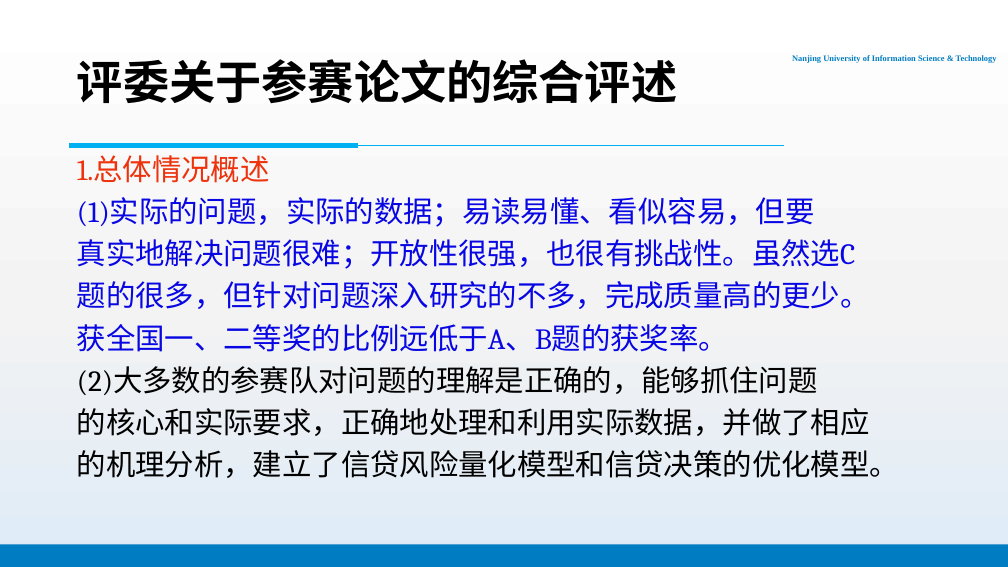
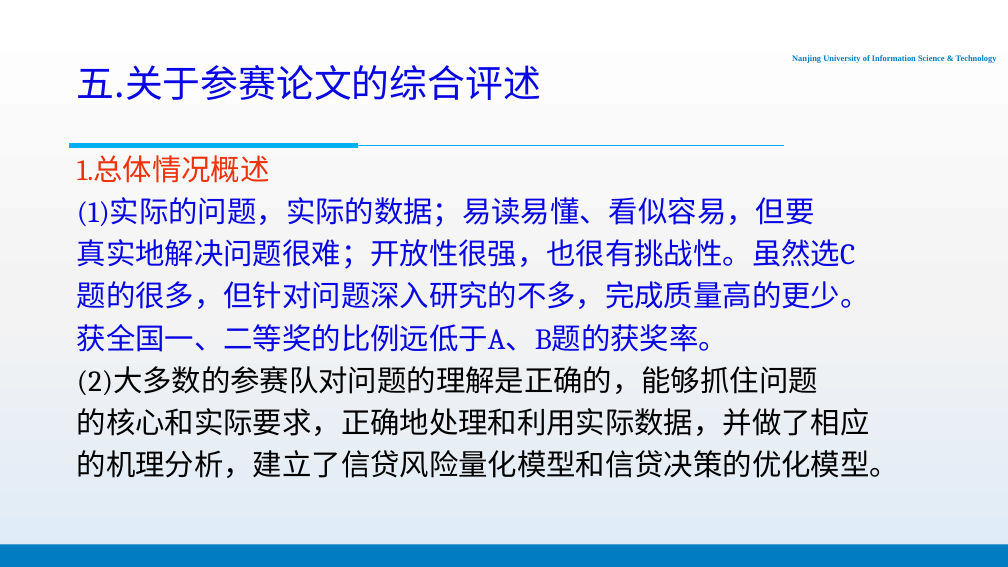
Before and after one commit to PhantomGMC/Week16-Math_model, a slide deck: slide 6 of 数模16周报告.pptx (slide 7 before the commit). Drawn at 1008x567 pixels with LibreOffice and Linux fonts; fonts in the diff are those of the drawing; background and template pictures are left out. Boxes give left, top, right and bottom in pixels: in the first picture for what was removed or moved away, otherwise in the second. Text is boxed around its words. In the diff, an @@ line names an element or a change of style, - is before the commit and + after.

```diff
--- a/数模16周报告.pptx
+++ b/数模16周报告.pptx
@@ title at (77,65,541,100): text changed; size 44 to 36 pt; text colour #000000 to #0806E3; bold off @@
-评委关于参赛论文的综合评述
+五.关于参赛论文的综合评述
```
Also in this commit, not shown: 6 other slides changed, 4 slides removed.
